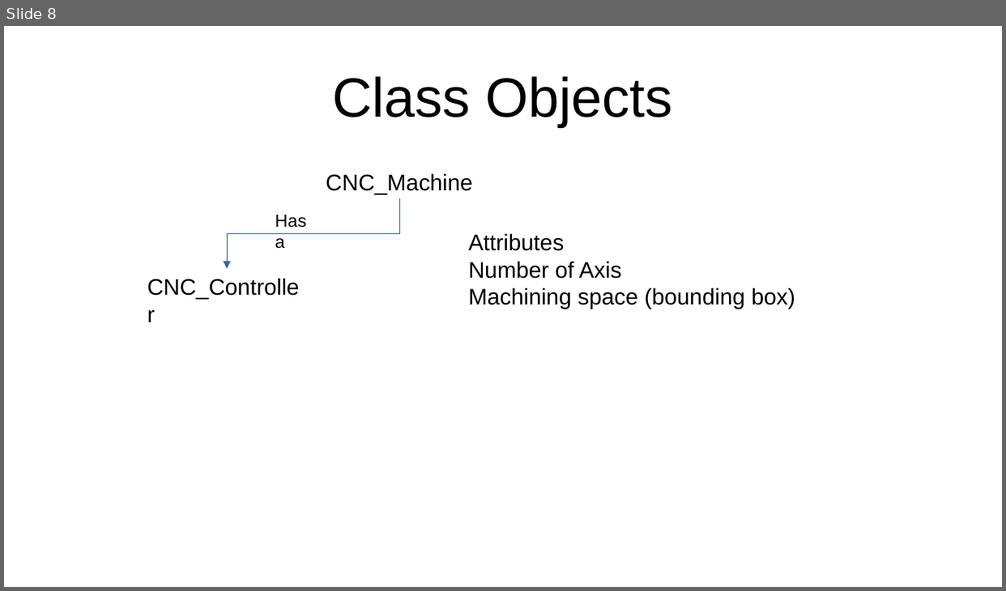
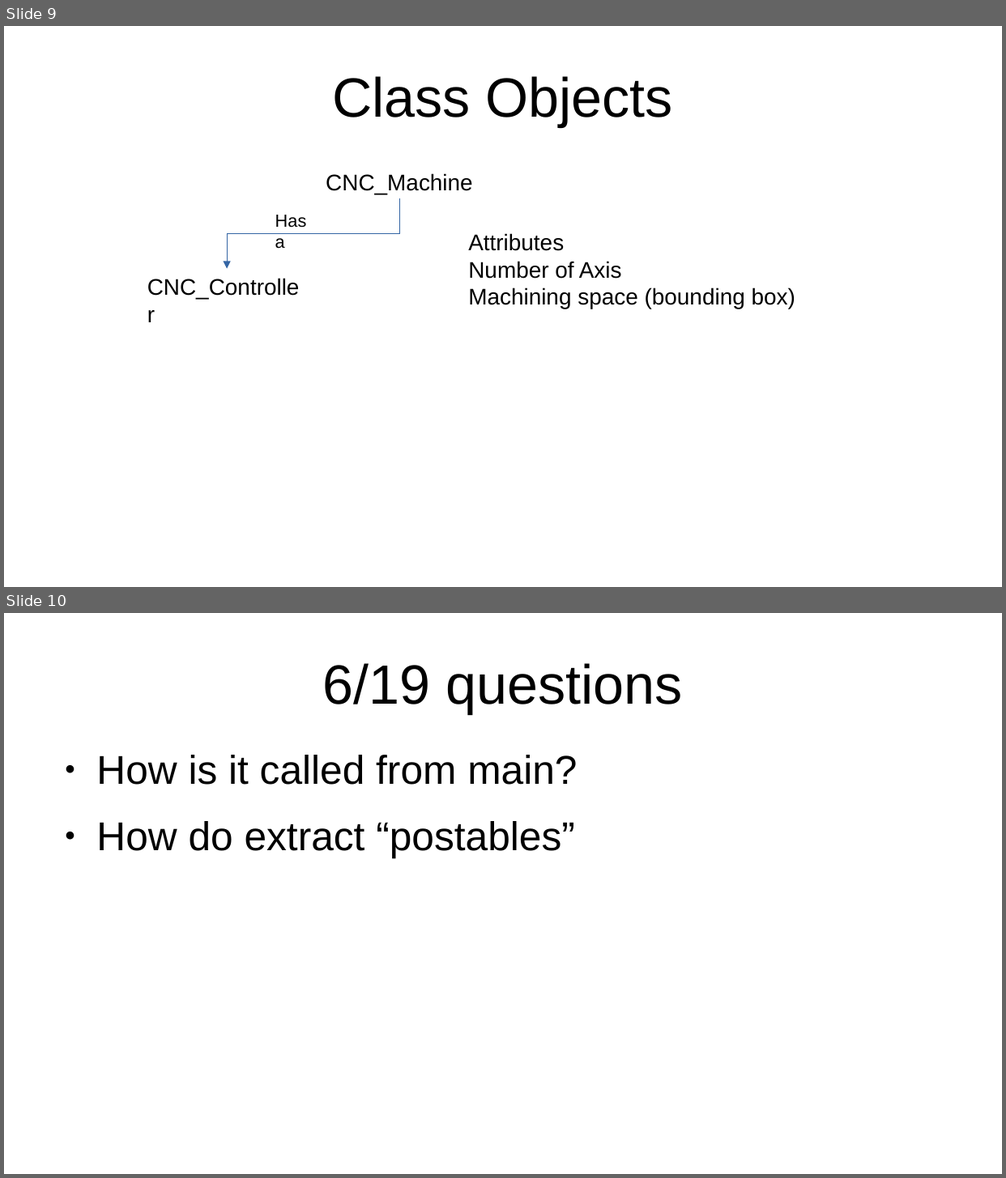
Before and after one commit to ShamanTcler/FreeCadPost, a slide deck: PostDoc 1.odp. Shown one above the other, each under a label of ours: slide 8 before the commit, slides 9 and 10 after it. The pictures are 1006x591 and 1006x1178 pixels, drawn with LibreOffice and Linux fonts; fonts in the diff are those of the drawing. Boxes give left, top, right and bottom in pixels: in the first picture for what was removed or moved away, otherwise in the second. Text is boxed around its words. In the diff, an @@ line names an element or a change of style, - is before the commit and + after.

```diff
--- a/PostDoc 1.odp
+++ b/PostDoc 1.odp
@@ slide 10 added at box(4, 613, 1002, 1174), background #FFFFFF @@
@@ title added at box(323, 663, 682, 714), 44 pt, text #000000 @@
+6/19 questions
@@ text added at box(96, 755, 577, 858), 32 pt, text #000000 @@
+● How is it called from main?
+● How do extract “postables”
@@ what was slide 8 is now slide 9 @@
```
Also in this commit, not shown: 1 slide changed, 2 other slides added, 11 other files.
